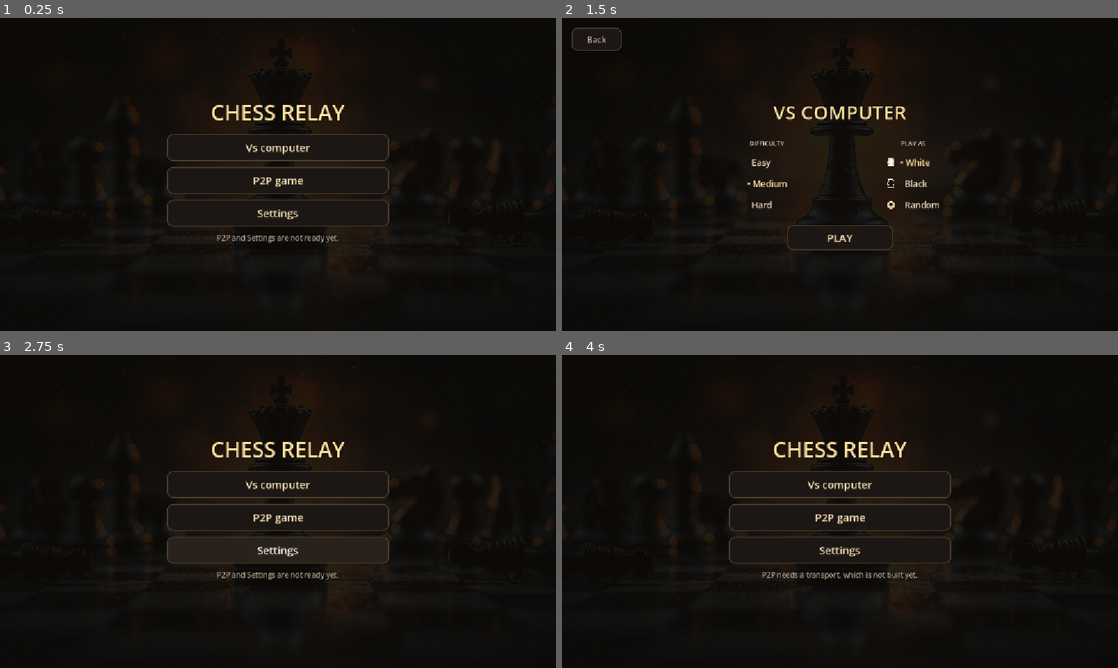
Above: before the commit, frames 1-4 (two rows, left to right).
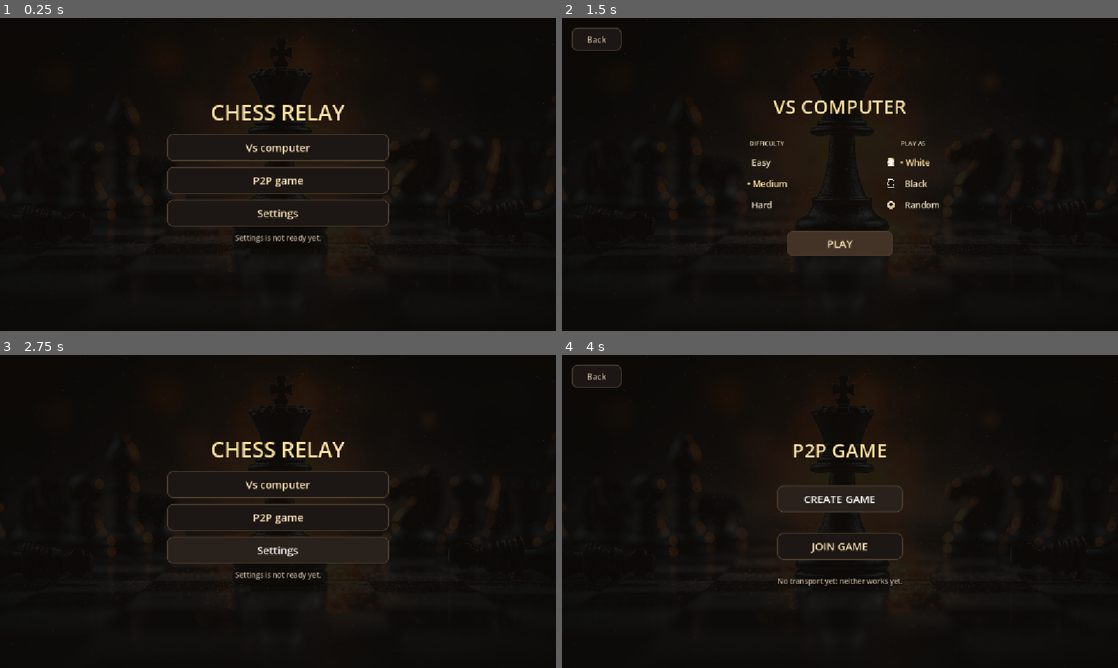
Above: after the commit, the same moments.

Repository: shedrackgodstime/chess-relay
Game: Godot game, scene res://home.tscn
Two runs of this game, one before a commit and one after it. Both use one fixed random seed, a clock stepped at 60 frames per second and the inputs below.
Inputs (mouse positions are in pixels of both pictures, inside the frame that each line leads up to):
- Up to frame 1 (0.25 s): no input
- Up to frame 2 (1.5 s): click "Settings" at 0.5 s; click "Vs computer" at 1.25 s
- Up to frame 3 (2.75 s): click "Back" at 2 s
- Up to frame 4 (4 s): click "P2P game" at 2.75 s; click (840, 498) at 3.5 s, where only the run after the commit has a clickable "CREATE GAME"

The runs differ from the first frame. In frame 1, 0.3% of the frame differs, in the area x 39-61%, y 69-72%; in frame 2, 2.2%; in frame 3, 0.3%; in frame 4, 3.4%, in the area x 1-70%, y 3-74%.

Commit message:
Add the multiplayer screen: create a game or join one, and nothing else
The first P2P screen answers one question and stops there. Create or join is the
decision a player is actually making, and everything after it, choosing a side, entering
a code, waiting for someone, is a second decision with its own screen. The rule these
screens follow is one screen, one decision, and the VS Computer screen has two groups
side by side only because it genuinely asks two things at once.

So this is deliberately plainer than that screen: a title, two equal buttons, and a
line saying neither works yet. Same photograph, same wash, same Back in the corner, and
that is the whole of the resemblance. A player who has to read two screens to start
playing against a person is being asked to do work the design should have done.

Nothing here says host, peer, signalling or server. The buttons say create and join,
which are about the game rather than about the network, and a word about the network
would be a word the player has to be taught before they can use the screen.

The frame is shared, not copied. GameScreen holds the photograph, the wash, the centred
column and the corner Back, and both screens inherit it. That frame was written twice
by hand before this and the two copies had already drifted, which is the failure a
shared base exists to remove; the VS screen now builds its content on top of it and
holds no frame code of its own. A base that knew what the screens were about would be
the first place the one-decision rule broke.

The home screen's multiplayer entry goes here now rather than dead-ending, so of its
three entries two lead somewhere and the third says so where it is pressed.

Measured alongside the others: 310 px, 48% of the screen height, against the VS lobby's
314 and home's 320.

Diff:
--- /dev/null
+++ b/p2p_lobby.tscn
@@ -0,0 +1,10 @@
+[gd_scene format=3]
+
+[ext_resource type="Script" path="res://ui/p2p_lobby.gd" id="1_dux3t"]
+
+[node name="P2pLobby" type="Control"]
+layout_mode = 3
+anchors_preset = 0
+anchor_right = 1.0
+anchor_bottom = 1.0
+script = ExtResource("1_dux3t")
--- /dev/null
+++ b/tools/build_p2p_scene.gd
@@ -0,0 +1,49 @@
+extends SceneTree
+
+## Generates res://p2p_lobby.tscn: the scene the game opens on.
+##
+## Structure only. The screen and its shared frame build their own title and buttons
+## same rule the board highlights follow, so the scene file never holds a copy of
+## something that a change of wording would have to regenerate.
+##
+## Like the main scene builder this strips Godot's random per-node ids after saving,
+## so regenerating an unchanged scene produces no diff at all. That matters most here:
+## a regenerated scene that differs only by noise is the reason a real change goes
+## unnoticed.
+
+const OUTPUT := "res://p2p_lobby.tscn"
+
+
+func _init() -> void:
+	var root := Control.new()
+	root.name = "P2pLobby"
+	root.set_anchors_preset(Control.PRESET_FULL_RECT)
+	root.set_script(load("res://ui/p2p_lobby.gd"))
+
+	var packed := PackedScene.new()
+	var err := packed.pack(root)
+	if err != OK:
+		printerr("pack failed: %d" % err)
+		quit(1)
+		return
+	err = ResourceSaver.save(packed, OUTPUT)
+	if err != OK:
+		printerr("save failed: %d" % err)
+		quit(1)
+		return
+	_strip_unique_ids()
+
+	print("Wrote %s" % OUTPUT)
+	quit(0)
+
+
+## Removes the random per-node IDs Godot writes on every save, so an unchanged scene
+## regenerates byte for byte. See the same helper in build_main_scene.gd.
+static func _strip_unique_ids() -> void:
+	var source := FileAccess.get_file_as_string(OUTPUT)
+	var pattern := RegEx.new()
+	pattern.compile(" unique_id=\\d+")
+	var normalized := pattern.sub(source, "", true)
+	var file := FileAccess.open(OUTPUT, FileAccess.WRITE)
+	file.store_string(normalized)
+	file.close()
--- a/tools/observe_lobby.gd
+++ b/tools/observe_lobby.gd
@@ -70,6 +70,20 @@
 		% [screen_mid - left_ink.y, right_ink.x - screen_mid])
 	print("  ink off balance by %.0f px"
 		% absf((screen_mid - left_ink.y) - (right_ink.x - screen_mid)))
+	# The multiplayer screen too, since it is the other one built on the shared frame.
+	var p2p := (load("res://p2p_lobby.tscn") as PackedScene).instantiate()
+	root.add_child(p2p)
+	await process_frame
+	await process_frame
+	var p2p_column := p2p.find_child("Column", true, false) as Control
+	print("\n-- P2P screen --")
+	if p2p_column != null:
+		print("  content %.0f x %.0f  (%.0f%% of screen height)"
+			% [p2p_column.size.x, p2p_column.size.y,
+				p2p_column.size.y / screen.y * 100.0])
+		for child in p2p_column.get_children():
+			print("    %s %.0fx%.0f" % [child.name, child.size.x, child.size.y])
+
 	# The home screen for comparison. The design document asks for the lobby to occupy
 	# LESS vertical space than the home screen, which has to be measured rather than
 	# assumed. It was assumed the other way until now.
--- a/tools/test_home.gd
+++ b/tools/test_home.gd
@@ -51,12 +51,17 @@
 			"shade=%.0fx%.0f home=%.0fx%.0f" % [shade.size.x, shade.size.y,
 				home.size.x, home.size.y])
 
-	# Entries with nothing behind them must say so rather than do nothing.
-	home.p2p_button.pressed.emit()
+	# P2P leads to a screen of its own now, rather than dead-ending here.
+	_check("the multiplayer entry exists", home.p2p_button != null, "")
+	_check("and it leads to the multiplayer screen",
+		ResourceLoader.exists("res://p2p_lobby.tscn"), "")
+
+	# Settings is still nothing behind it, and must say so where it is pressed.
+	home.settings_button.pressed.emit()
 	await process_frame
 	var notice := home.column.get_node_or_null("HomeNotice") as Label
 	_check("an entry with nothing behind it explains itself",
-		notice != null and "P2P" in notice.text,
+		notice != null and notice.text.find("Settings") >= 0,
 		"notice=%s" % (notice.text if notice != null else "<none>"))
 
 	# The entry point is this scene. Getting that wrong is a game that boots into the
--- a/tools/test_lobby.gd
+++ b/tools/test_lobby.gd
@@ -326,14 +326,21 @@
 	_check("the action is called PLAY", (lobby.start_button as Button).text == "PLAY",
 		"play=%s" % (lobby.start_button as Button).text)
 	# On the central axis, below a rule that marks a change of kind.
-	var rule := lobby.column.get_node_or_null("LobbyDivider") as ColorRect
+	# Found by walking the column rather than by name: the frame and the divider now
+	# come from GameScreen, and a test that hard-codes a node name is a test that
+	# breaks the next time something is shared rather than rewritten.
+	var rule: ColorRect = null
+	for child in lobby.column.get_children():
+		if child is ColorRect:
+			rule = child
+			break
 	_check("a rule separates the decisions from the action", rule != null, "")
 	if rule != null:
 		_check("shorter than the content, so it is a rule and not a border",
 			rule.custom_minimum_size.x < ScreenStyle.CONTENT_WIDTH,
 			"rule=%.0f" % rule.custom_minimum_size.x)
-		var below := rule.get_index() < lobby.start_button.get_index()
-		_check("and the action is below it", below, "")
+		_check("and the action is below it",
+			rule.get_index() < lobby.start_button.get_index(), "")
 	_check("and the action is narrower than the home buttons",
 		(lobby.start_button as Button).custom_minimum_size.x < 300.0,
 		"width=%.0f" % (lobby.start_button as Button).custom_minimum_size.x)
@@ -395,14 +402,6 @@
 	print("Action")
 	_check("the action is called PLAY", (lobby.start_button as Button).text == "PLAY",
 		"play=%s" % (lobby.start_button as Button).text)
-	var rule := lobby.column.get_node_or_null("LobbyDivider") as ColorRect
-	_check("a rule separates the decisions from the action", rule != null, "")
-	if rule != null:
-		_check("shorter than the content, so it is a rule and not a border",
-			rule.custom_minimum_size.x < ScreenStyle.CONTENT_WIDTH,
-			"rule=%.0f" % rule.custom_minimum_size.x)
-		_check("and the action is below it",
-			rule.get_index() < lobby.start_button.get_index(), "")
 	_check("and the action is narrower than the home buttons",
 		(lobby.start_button as Button).custom_minimum_size.x < 300.0,
 		"width=%.0f" % (lobby.start_button as Button).custom_minimum_size.x)
--- /dev/null
+++ b/ui/game_screen.gd
@@ -0,0 +1,147 @@
+class_name GameScreen
+extends Control
+
+## What every screen in the game looks like, and nothing about what any of them is
+## for.
+##
+## The photograph, the wash over it, a centred column, and Back in the corner. Both
+## the VS Computer and the P2P screens open on that, and a third will too. It was
+## written twice before this file existed and the two copies already differed, which
+## is what a shared frame is for.
+##
+## It deliberately knows nothing about the choices a screen offers. The design principle
+## behind the multiplayer screens is one screen, one decision, and a base class that
+## knew what the decisions were would be the first place that principle broke.
+
+var column: VBoxContainer = null
+var back_button: Button = null
+
+
+## Builds the frame, then lets the screen put whatever it is about into the column.
+func _ready() -> void:
+	_frame()
+	_build_content()
+	back_button.pressed.connect(_on_back)
+	_show_defaults()
+
+
+## The photograph, the wash, and something to centre the words on.
+func _frame() -> void:
+	var background := TextureRect.new()
+	background.name = "Background"
+	background.set_anchors_preset(Control.PRESET_FULL_RECT)
+	background.expand_mode = TextureRect.EXPAND_IGNORE_SIZE
+	background.stretch_mode = TextureRect.STRETCH_KEEP_ASPECT_COVERED
+	background.mouse_filter = Control.MOUSE_FILTER_IGNORE
+	background.texture = ScreenStyle.background_texture()
+	add_child(background)
+
+	var shade := ColorRect.new()
+	shade.name = "Shade"
+	shade.set_anchors_preset(Control.PRESET_FULL_RECT)
+	# The wash that holds the photograph back, read from the shared palette rather than
+	# written here: a screen with its own value is a screen that can disagree with the
+	# others about how dark the picture should be.
+	shade.color = ScreenStyle.background_shade(ScreenStyle.SHADE,
+		ScreenStyle.BACKGROUND_SHADE)
+	shade.mouse_filter = Control.MOUSE_FILTER_IGNORE
+	add_child(shade)
+
+	var centre := CenterContainer.new()
+	centre.name = "Centre"
+	centre.set_anchors_preset(Control.PRESET_FULL_RECT)
+	centre.mouse_filter = Control.MOUSE_FILTER_IGNORE
+	add_child(centre)
+
+	column = VBoxContainer.new()
+	column.name = "Column"
+	column.alignment = BoxContainer.ALIGNMENT_CENTER
+	column.add_theme_constant_override("separation", 16)
+	centre.add_child(column)
+
+	# About leaving the screen, not about what is on it, so it is anchored to a corner
+	# and never laid out among the choices. A player who backs out of one screen finds
+	# it in the same place on the next.
+	back_button = Button.new()
+	back_button.name = "Back"
+	back_button.text = "Back"
+	back_button.focus_mode = Control.FOCUS_NONE
+	back_button.add_theme_font_size_override("font_size", 17)
+	back_button.add_theme_color_override("font_color", ScreenStyle.MUTED)
+	back_button.add_theme_color_override("font_hover_color", ScreenStyle.TEXT)
+	back_button.add_theme_stylebox_override("normal",
+		ScreenStyle.button_box(ScreenStyle.PANEL))
+	back_button.add_theme_stylebox_override("hover",
+		ScreenStyle.button_box(ScreenStyle.PANEL_HOVER))
+	back_button.add_theme_stylebox_override("pressed",
+		ScreenStyle.button_box(ScreenStyle.PANEL_PRESSED))
+	back_button.custom_minimum_size = Vector2(104.0, 48.0)
+	back_button.set_anchors_preset(Control.PRESET_TOP_LEFT)
+	back_button.position = Vector2(ScreenStyle.EDGE, ScreenStyle.EDGE)
+	add_child(back_button)
+
+
+## A screen's title, in the same place on every screen.
+func add_title(text: String, font_size: int = 40) -> Label:
+	var label := Label.new()
+	label.name = "Title"
+	label.text = text
+	label.custom_minimum_size = Vector2(0.0, font_size + 15.0)
+	ScreenStyle.title_style(label, font_size)
+	column.add_child(label)
+	return label
+
+
+## A short gap under a title, so the title is not pressed against what follows.
+func add_gap(height: float = 8.0) -> Control:
+	var gap := Control.new()
+	gap.name = "Gap"
+	gap.custom_minimum_size = Vector2(0.0, height)
+	gap.mouse_filter = Control.MOUSE_FILTER_IGNORE
+	column.add_child(gap)
+	return gap
+
+
+## An action at the bottom of the column, on the central axis and no wider than it
+## needs to be. A Button in a VBoxContainer fills the column unless told otherwise,
+## which would make the action as wide as the whole composition.
+func add_action(text: String, width: float = 220.0, height: float = 52.0,
+		font_size: int = 22) -> Button:
+	var button := Button.new()
+	button.name = "Action"
+	button.text = text
+	button.focus_mode = Control.FOCUS_NONE
+	button.custom_minimum_size = Vector2(width, height)
+	button.size_flags_horizontal = Control.SIZE_SHRINK_CENTER
+	ScreenStyle.button_styles(button, font_size)
+	column.add_child(button)
+	return button
+
+
+## A thin rule between one part of a screen and the next.
+func add_divider() -> ColorRect:
+	var rule := ColorRect.new()
+	rule.name = "Divider"
+	rule.color = Color(ScreenStyle.BORDER, 0.75)
+	# Shorter than the content, so it marks a change of kind rather than spanning the
+	# composition like a border around it.
+	rule.custom_minimum_size = Vector2(ScreenStyle.DIVIDER_WIDTH, 1.0)
+	rule.size_flags_horizontal = Control.SIZE_SHRINK_CENTER
+	rule.mouse_filter = Control.MOUSE_FILTER_IGNORE
+	column.add_child(rule)
+	return rule
+
+
+## Overridden by a screen to put its own content into the column.
+func _build_content() -> void:
+	pass
+
+
+## Overridden by a screen to show whatever it defaults to, once its rows exist.
+func _show_defaults() -> void:
+	pass
+
+
+## Back to the home screen, which is where every screen here is reached from.
+func _on_back() -> void:
+	get_tree().change_scene_to_file("res://home.tscn")
--- a/ui/home_screen.gd
+++ b/ui/home_screen.gd
@@ -49,8 +49,8 @@
 	build()
 	computer_button.pressed.connect(func() -> void: get_tree().change_scene_to_file(
 		"res://lobby.tscn"))
-	p2p_button.pressed.connect(func() -> void: show_notice(
-		"P2P needs a transport, which is not built yet."))
+	p2p_button.pressed.connect(func() -> void: get_tree().change_scene_to_file(
+		"res://p2p_lobby.tscn"))
 	settings_button.pressed.connect(func() -> void: show_notice(
 		"Settings has no screen yet."))
 
@@ -126,7 +126,9 @@
 	column.add_child(computer_button)
 	column.add_child(p2p_button)
 	column.add_child(settings_button)
-	_notice("P2P and Settings are not ready yet.")
+	# Said up front rather than only when pressed: two of the three entries here go
+	# somewhere, and the one that does not should not look like it has been forgotten.
+	_notice("Settings is not ready yet.")
 
 
 ## The picture, or nothing if it has not been imported.
--- a/ui/lobby_screen.gd
+++ b/ui/lobby_screen.gd
@@ -1,5 +1,5 @@
 class_name LobbyScreen
-extends Control
+extends GameScreen
 
 ## Where a computer game is set up. One step in from the home screen, and built to
 ## look like the same application rather than a different interface.
@@ -26,18 +26,20 @@
 const ACTION := "PLAY"
 
 
-var column: VBoxContainer = null
+## The screen title, kept so the tests and the measuring tool can read it. The title
+## node itself is added by GameScreen.
 var title_label: Label = null
 var difficulty_group: VBoxContainer = null
 var side_group: VBoxContainer = null
 var start_button: Button = null
-var back_button: Button = null
-
-
-func _ready() -> void:
+
+
+func _build_content() -> void:
 	build()
-	start_button.pressed.connect(_on_play)
-	back_button.pressed.connect(_on_back)
+
+
+## Shows the stored choices, called by GameScreen once the rows exist.
+func _show_defaults() -> void:
 	# Whatever was chosen last, shown rather than assumed. A screen with nothing
 	# chosen looks broken, and a player who has not chosen should still be able to play.
 	_show_difficulty(MatchConfig.difficulty)
@@ -45,104 +47,20 @@
 
 
 func build() -> void:
-	# The home screen's background treatment exactly: the same photograph, covered
-	# rather than fitted, under the same wash. Reusing it is what makes this read as
-	# the next screen of the same game.
-	var background := TextureRect.new()
-	background.name = "LobbyBackground"
-	background.set_anchors_preset(Control.PRESET_FULL_RECT)
-	background.expand_mode = TextureRect.EXPAND_IGNORE_SIZE
-	background.stretch_mode = TextureRect.STRETCH_KEEP_ASPECT_COVERED
-	background.mouse_filter = Control.MOUSE_FILTER_IGNORE
-	background.texture = ScreenStyle.background_texture()
-	add_child(background)
-
-	var shade := ColorRect.new()
-	shade.name = "LobbyShade"
-	shade.set_anchors_preset(Control.PRESET_FULL_RECT)
-	shade.color = ScreenStyle.background_shade(ScreenStyle.SHADE,
-		ScreenStyle.BACKGROUND_SHADE)
-	shade.mouse_filter = Control.MOUSE_FILTER_IGNORE
-	add_child(shade)
-
-	var centre := CenterContainer.new()
-	centre.name = "Centre"
-	centre.set_anchors_preset(Control.PRESET_FULL_RECT)
-	centre.mouse_filter = Control.MOUSE_FILTER_IGNORE
-	add_child(centre)
-
-	column = VBoxContainer.new()
-	column.name = "LobbyColumn"
-	column.alignment = BoxContainer.ALIGNMENT_CENTER
-	# Tight, with the room below the title coming from a spacer rather than from the
-	# column as a whole. Spacing every part this far apart made the lobby taller than
-	# the home screen, and the document asks for the opposite.
-	column.add_theme_constant_override("separation", 10)
-	centre.add_child(column)
-
 	# Less vertical space than the home screen. This is one step in a flow, not the
 	# cover, and it should not demand as much of the screen as the cover does.
-	title_label = Label.new()
-	title_label.name = "LobbyTitle"
-	title_label.text = TITLE
-	title_label.custom_minimum_size = Vector2(0.0, 44.0)
-	ScreenStyle.title_style(title_label, 40)
-	column.add_child(title_label)
-	var under_title := Control.new()
-	under_title.name = "UnderTitle"
-	under_title.custom_minimum_size = Vector2(0.0, 8.0)
-	under_title.mouse_filter = Control.MOUSE_FILTER_IGNORE
-	column.add_child(under_title)
-
+	title_label = add_title(TITLE, 40)
+	add_gap(8.0)
 	_groups()
-
-	var rule := _divider()
-	# Centred inside its own slot rather than given a full row: at one pixel it was
-	# already the thinnest thing on the screen and the gap above and below it was doing
-	# the spacing, so the two gaps around it are what the space is actually made of.
-	column.add_child(rule)
-
-	start_button = Button.new()
-	start_button.name = "LobbyStart"
-	start_button.text = ACTION
-	start_button.focus_mode = Control.FOCUS_NONE
-	# Outlined like the home buttons, but narrower: this is one action on a screen with
-	# two decisions, and it should not outweigh them.
-	start_button.custom_minimum_size = Vector2(220.0, 52.0)
-	# Shrink, not fill. A Button in a VBox fills the column by default, so PLAY came
-	# out as wide as the whole composition, which is the same width as the title above
-	# it and made the two read as a pair rather than a title and an action.
-	start_button.size_flags_horizontal = Control.SIZE_SHRINK_CENTER
-	ScreenStyle.button_styles(start_button, 22)
-	column.add_child(start_button)
-
-	# About leaving the screen, not about this game, so it is anchored to a corner
-	# rather than laid out in the column where it would read as a third choice.
-	back_button = Button.new()
-	back_button.name = "LobbyBack"
-	back_button.text = "Back"
-	back_button.focus_mode = Control.FOCUS_NONE
-	back_button.add_theme_font_size_override("font_size", 17)
-	back_button.add_theme_color_override("font_color", ScreenStyle.MUTED)
-	back_button.add_theme_color_override("font_hover_color", ScreenStyle.TEXT)
-	back_button.add_theme_stylebox_override("normal",
-		ScreenStyle.button_box(ScreenStyle.PANEL))
-	back_button.add_theme_stylebox_override("hover",
-		ScreenStyle.button_box(ScreenStyle.PANEL_HOVER))
-	back_button.add_theme_stylebox_override("pressed",
-		ScreenStyle.button_box(ScreenStyle.PANEL_PRESSED))
-	back_button.custom_minimum_size = Vector2(104.0, 48.0)
-	back_button.set_anchors_preset(Control.PRESET_TOP_LEFT)
-	back_button.position = Vector2(ScreenStyle.EDGE, ScreenStyle.EDGE)
-	add_child(back_button)
-
-
-## The two questions, side by side.
-##
-## One row holding both groups rather than two rows, because the point of the
-## composition is that they are alternatives asked at the same time. The row is as wide
-## as both groups and their gap put together and no wider, which is what keeps the pair
-## balanced about the centre instead of drifting apart on a wide screen.
+	add_divider()
+
+	start_button = add_action(ACTION, 220.0, 52.0, 22)
+	# Raised a shade over the plain outlined buttons, because it is the one thing on
+	# the screen that does something rather than choosing something.
+	start_button.add_theme_stylebox_override("normal", ScreenStyle.button_box(
+		ScreenStyle.PANEL_PRESSED))
+
+
 func _groups() -> void:
 	var row := HBoxContainer.new()
 	row.name = "LobbyGroups"
@@ -418,19 +336,6 @@
 	return ""
 
 
-## A thin rule between configuration and action.
-func _divider() -> ColorRect:
-	var rule := ColorRect.new()
-	rule.name = "LobbyDivider"
-	rule.color = Color(ScreenStyle.BORDER, 0.75)
-	# Shorter than the content, so it marks a change of kind rather than spanning the
-	# composition like a border around it.
-	rule.custom_minimum_size = Vector2(ScreenStyle.DIVIDER_WIDTH, 1.0)
-	rule.size_flags_horizontal = Control.SIZE_SHRINK_CENTER
-	rule.mouse_filter = Control.MOUSE_FILTER_IGNORE
-	return rule
-
-
 ## Starts the game, handing over the side already resolved, so the board is built for
 ## whoever is playing and is never seen turning around after it appears.
 func start() -> void:
--- /dev/null
+++ b/ui/p2p_lobby.gd
@@ -0,0 +1,69 @@
+class_name P2pLobby
+extends GameScreen
+
+## The first multiplayer screen, and the whole of it: create a game or join one.
+##
+## Nothing else. No code entry, no side picker, no connection state, because each of
+## those is a second decision and the rule these screens follow is one screen, one
+## decision. Choosing a side belongs inside Create Game, after the player has said
+## they are hosting; entering a code belongs after they have said they are joining.
+##
+## The VS Computer screen gets two groups side by side because it genuinely asks two
+## things at once. This one is deliberately plainer than that. It is the same game, the
+## same photograph and the same Back in the corner, and that is the whole of the
+## resemblance, because a player who has to read two screens to start playing against a
+## person is being asked to do work the design should have done.
+##
+## Nothing here says host, peer, signalling or server. A player is choosing whether to
+## make a game or go to one, and any word here that is about the network rather than
+## about the game would be a word they have to be taught before they can use the screen.
+##
+## Neither choice works yet, and both say so where they are pressed. A button that
+## silently does nothing gets pressed twice and reported as broken, which is worse than
+## a screen that admits it.
+
+signal create_requested
+signal join_requested
+
+const TITLE := "P2P GAME"
+const NOT_YET := "No transport yet: neither works yet."
+
+
+func _build_content() -> void:
+	add_title(TITLE, 40)
+	add_gap(14.0)
+	# Both the same width, so the eye does not have to work out which is the primary
+	# one. They are not ranked: a player joining somebody else's game is not doing the
+	# lesser thing.
+	_choice("CreateGame", "CREATE GAME")
+	add_gap(10.0)
+	_choice("JoinGame", "JOIN GAME")
+	add_divider()
+	var notice := Label.new()
+	notice.name = "Notice"
+	notice.custom_minimum_size = Vector2(ScreenStyle.CONTENT_WIDTH, 0.0)
+	ScreenStyle.quiet_style(notice)
+	notice.text = NOT_YET
+	column.add_child(notice)
+
+
+## One of the two choices: an outlined button, the language the home screen already
+## uses for its entries.
+func _choice(node_name: String, text: String) -> Button:
+	var button := Button.new()
+	button.name = node_name
+	button.text = text
+	button.focus_mode = Control.FOCUS_NONE
+	button.custom_minimum_size = Vector2(260.0, 56.0)
+	button.size_flags_horizontal = Control.SIZE_SHRINK_CENTER
+	ScreenStyle.button_styles(button, 22)
+	button.pressed.connect(_on_choice.bind(button))
+	column.add_child(button)
+	return button
+
+
+func _on_choice(button: Button) -> void:
+	if button.name == "CreateGame":
+		create_requested.emit()
+	else:
+		join_requested.emit()
